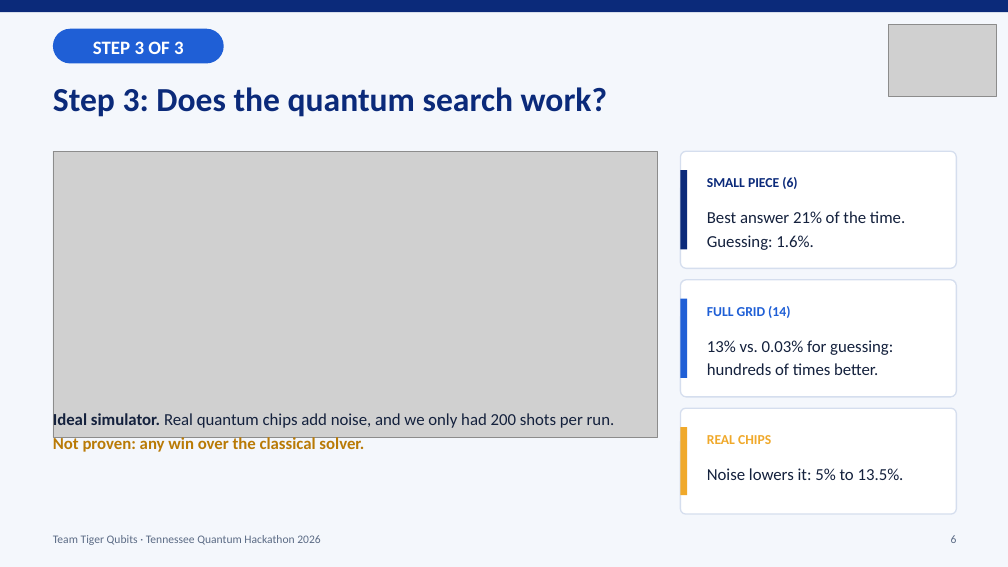
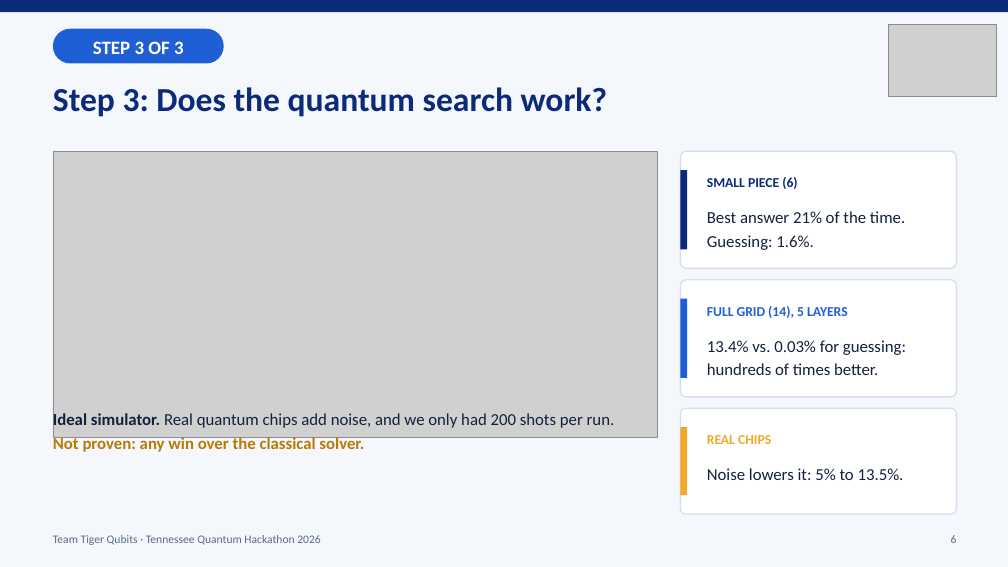
Before and after one commit to maalik313/pmu-placement-team, a slide deck: slide 6 of docs/deck/Tiger_Qubits_Pitch_v2.pptx. Drawn at 1008x567 pixels with LibreOffice and Linux fonts; fonts in the diff are those of the drawing; grey boxes stand for pictures. Boxes give left, top, right and bottom in pixels: in the first picture for what was removed or moved away, otherwise in the second. Text is boxed around its words. In the diff, an @@ line names an element or a change of style, - is before the commit and + after.

```diff
--- a/docs/deck/Tiger_Qubits_Pitch_v2.pptx
+++ b/docs/deck/Tiger_Qubits_Pitch_v2.pptx
@@ text at (x1=707, y1=306, x2=848, y2=318): text changed @@
-FULL GRID (14)
+FULL GRID (14), 5 LAYERS
@@ text at (x1=707, y1=340, x2=906, y2=375): text changed @@
-13% vs. 0.03% for guessing: hundreds of times better.
+13.4% vs. 0.03% for guessing: hundreds of times better.
```
